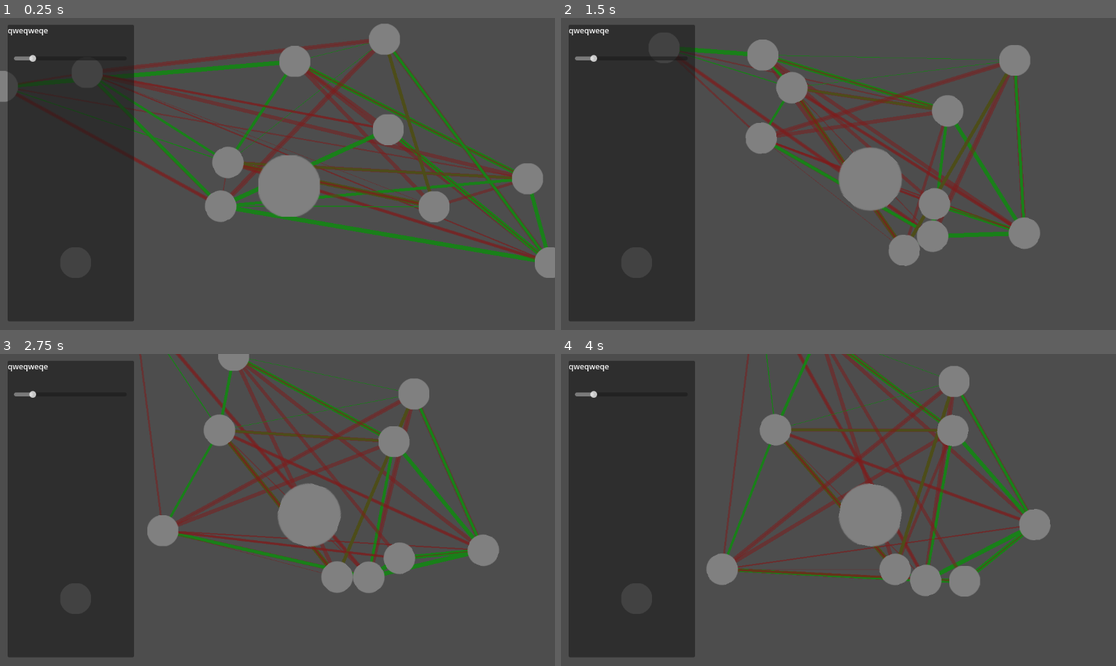
Above: before the commit, frames 1-4 (two rows, left to right).
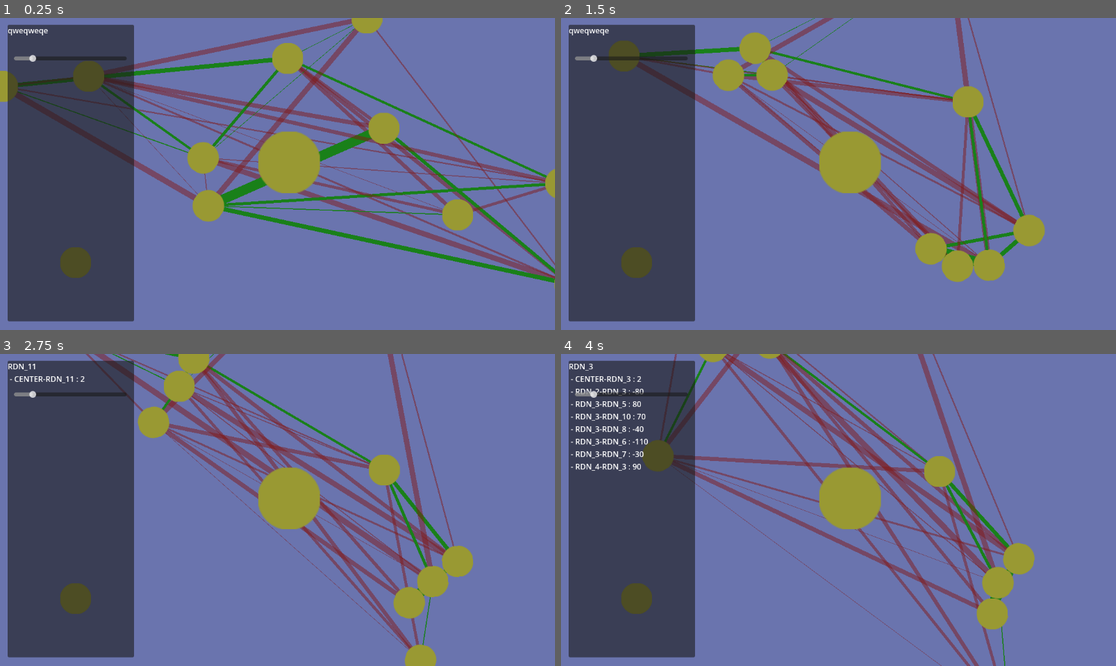
Above: after the commit, the same moments.

Repository: Ravath/SpacialOptimizer
Game: Godot game, scene res://Scenes/RigidSim.tscn
Same seed, same stepped clock (60 frames per second), same inputs: the game is played once before the commit and once after it.
Inputs (mouse positions are in pixels of both pictures, inside the frame that each line leads up to):
- Up to frame 1 (0.25 s): no input
- Up to frame 2 (1.5 s): move the mouse to (960, 158) at 0.52 s; tap W (add_amitie, bound only after the commit) at 0.6 s; click (960, 158) at 0.67 s; tap S (add_ennemitie, bound only after the commit) at 0.8 s; drag from (727, 189) to (871, 180) at 1.27 s
- Up to frame 3 (2.75 s): move the mouse to (333, 441) at 2.02 s; tap D (create_node, bound only after the commit) at 2.1 s; click (333, 441) at 2.17 s; tap R (delete_node, bound only after the commit) at 2.3 s
- Up to frame 4 (4 s): drag from (810, 572) to (638, 597) at 2.77 s; move the mouse to (1005, 556) at 3.52 s; tap F (set_fixed, bound only after the commit) at 3.6 s; click (1005, 556) at 3.67 s; tap W (add_amitie, bound only after the commit) at 3.8 s

The runs differ from the first frame. In frame 1, 98% of the frame differs, in the area x 0-100%, y 0-100%; in frame 2, 99%; in frame 3, 99%; in frame 4, 99%.

Commit message:
Implementation : node creation and deletion; link force +/-

Diff:
--- a/Ressources/ColorShader.tres
+++ b/Ressources/ColorShader.tres
@@ -16,6 +16,6 @@
 
 [resource]
 shader = SubResource("1")
-shader_parameter/green = 0.5
-shader_parameter/red = 0.5
-shader_parameter/blue = 0.5
+shader_parameter/green = 0.6
+shader_parameter/red = 0.6
+shader_parameter/blue = 0.2
--- a/Ressources/default_env.tres
+++ b/Ressources/default_env.tres
@@ -3,5 +3,5 @@
 [sub_resource type="Sky" id="1"]
 
 [resource]
-background_mode = 2
+background_color = Color(0.482353, 0.65098, 1, 1)
 sky = SubResource("1")
--- a/Scenes/NodeCollection.gd
+++ b/Scenes/NodeCollection.gd
@@ -3,6 +3,8 @@
 const MIN_FORCE = -10
 const MAX_FORCE = 10
 const VITESSE = 10
+
+@export var pause_simulation = false
 
 var rng = RandomNumberGenerator.new()
 var nodes = []
@@ -25,11 +27,15 @@
 		draw_line(f.targetA.position, f.targetB.position, c, thickness)
 
 func _process(_delta):
-	for f in center_forces:
-		f.apply_forces()
-	for f in forces:
-		f.apply_forces()
+	if not pause_simulation :
+		for f in center_forces:
+			f.apply_forces()
+		for f in forces:
+			f.apply_forces()
 	queue_redraw()
+
+func swap_pause() :
+	pause_simulation = !pause_simulation
 
 func add_sim_node(new_position):
 	var n = $TemplateNode.duplicate(DUPLICATE_SIGNALS|DUPLICATE_GROUPS|DUPLICATE_SCRIPTS|DUPLICATE_USE_INSTANTIATION)
@@ -40,10 +46,48 @@
 	n.node_name = "RDN_" + str(nodes.size())
 
 	# forces to keep into the monitor (debug)
-	center_forces.append(RigidForce.new($Center, n, VITESSE*MAX_FORCE / 500))
+	if get_node_or_null("Center") :
+		center_forces.append(RigidForce.new($Center, n, int(float(VITESSE*MAX_FORCE) / 50)))
 
 	# connect selection event
 	n.connect("node_selected", get_parent().info_panel.set_node)
+
+func remove_from_array(ar, el) :
+	var index = ar.find(el)
+	while index != -1 :
+		ar.remove_at(index)
+		index = ar.find(el)
+
+func add_force(n1, n2, set_force) :
+	if n1 == n2 :
+		return
+	# if one of the two is the center, use center_forces
+	var work_array = forces
+	if get_node_or_null("Center") :
+		if n1 == $Center :
+			work_array = center_forces
+		elif n2 == $Center :
+			work_array = center_forces
+	# if force already exist : cumulate new force and existing force
+	for f in work_array :
+		if (f.targetA == n1 and f.targetB == n2) or (f.targetB == n1 and f.targetA == n2) :
+			f.force += VITESSE*set_force
+			return
+	# Force desn't already exist : create new one
+	work_array.append(RigidForce.new(n1, n2, VITESSE*set_force))
+
+func delete_node(node_to_delete) :
+	remove_from_array(nodes, node_to_delete)
+	for f in node_to_delete.forces :
+		remove_from_array(center_forces,f)
+		remove_from_array(forces,f)
+		if f.targetA != node_to_delete :
+			remove_from_array(f.targetA.forces,f)
+		else :
+			remove_from_array(f.targetB.forces,f)
+		f.targetA = null
+		f.targetB = null
+	node_to_delete.queue_free()
 
 func create_test_nodes():
 	rng.randomize()
@@ -67,19 +111,19 @@
 		# full rand formula
 #		n.add_force(Force.new(tn, (rng.randi() % (MAX_FORCE - MIN_FORCE + 1)) + MIN_FORCE))
 
-#		# add buddy
+#		# add buddies
 		var tn
 		while nbrFriends> 0:
 			tn = nodes[rng.randi() % nodes.size()]
 			while tn == n :
 				tn = nodes[rng.randi() % nodes.size()]
-			forces.append(RigidForce.new(n, tn, VITESSE*rng.randi_range(1, MAX_FORCE)))
+			add_force(n, tn, rng.randi_range(1, MAX_FORCE))
 			nbrFriends -= 1
 
-		# add ennemy
+		# add ennemies
 		while nbrFoes> 0:
 			tn = nodes[rng.randi() % nodes.size()]
 			while tn == n :
 				tn = nodes[rng.randi() % nodes.size()]
-			forces.append(RigidForce.new(n, tn, VITESSE*rng.randi_range(MIN_FORCE, -1)))
+			add_force(n, tn, rng.randi_range(MIN_FORCE, -1))
 			nbrFoes -= 1
--- a/Scenes/RigidNode.tscn
+++ b/Scenes/RigidNode.tscn
@@ -33,6 +33,7 @@
 shape = SubResource("1")
 
 [node name="Area2D" type="Area2D" parent="."]
+visible = false
 gravity_point = true
 gravity_point_unit_distance = 0.01
 gravity_point_center = Vector2(0, 0)
--- a/Scenes/RigidSim.tscn
+++ b/Scenes/RigidSim.tscn
@@ -17,10 +17,10 @@
 gravity_scale = 10.0
 
 [node name="Center" parent="NodeCollection" instance=ExtResource("1")]
-disable_mode = 1
 gravity_scale = 0.0
+node_name = "CENTER"
 size = 2.0
-node_name = "CENTER"
+fixed = true
 
 [node name="RigidNode" parent="NodeCollection" instance=ExtResource("1")]
 position = Vector2(-443, 208)
--- a/Script/Info.gd
+++ b/Script/Info.gd
@@ -8,6 +8,8 @@
 	current_node = node
 	nameLabel.text = node.node_name
 	$Panel/size_slide.value = node.size * 10
+	for nf in node.forces :
+		nameLabel.text += "\n - " + nf.targetA.node_name + "-" + nf.targetB.node_name + " : " + str(nf.force)
 
 func _on_size_slide_value_changed(value):
 	if not current_node :
--- a/Script/RigidForce.gd
+++ b/Script/RigidForce.gd
@@ -28,8 +28,16 @@
 
 	# Force
 	force = new_force
+	targetA.forces.append(self)
+	targetB.forces.append(self)
 
 func apply_forces():
+	if not targetA :
+		print(targetB.node_name)
+		return
+	if not targetB :
+		print(targetA.node_name)
+		return
 	var direction = targetB.position - targetA.position
 	var dist = direction.length ()
 	direction = direction.normalized()
--- a/Script/RigidNode.gd
+++ b/Script/RigidNode.gd
@@ -4,18 +4,22 @@
 
 signal node_selected(sel_node)
 
-@export var fixed = false
+# User Data
+@export var node_name = "NODE"
 @export var size  = 1.0 # (float, 1, 10, 0.1)
 @export var color = Color.RED
-# User Data
-@export var node_name = "NODE"
+@export var fixed = false
+var forces = []
 
+# drag data
 var drag = false
 var start_position = Vector2(0, 0)
 var drag_start_position = Vector2(0, 0)
-var controlSize
+# resize data
+var base_ctrl_size
+# fixed data
+var fixed_position
 
-var base_ctrl_size
 
 # Called when the node enters the scene tree for the first time.
 func _ready():
@@ -23,8 +27,9 @@
 	set_size(size)
 	set_color(color)
 	if fixed :
+		fixed_position = self.position
 		#self.set_mode( FREEZE_MODE_STATIC )
-		self.set_freeze.mode(RigidBody2D.FREEZE_MODE_STATIC)
+		#self.set_freeze.mode(RigidBody2D.FREEZE_MODE_STATIC)
 	pass # Replace with function body.
 
 func set_size(new_size) :
@@ -39,11 +44,24 @@
 	color = new_color
 	$Sprite2D.modulate  = color
 
+func set_fixed(new_fixed) :
+	fixed = new_fixed
+	fixed_position = position
+
+var s = 0
+var mouse_over = false
 func _process(_delta):
-	pass
 	# if is dragged by the mouse, follow the mouse position
 	if drag :
 		position = start_position + get_global_mouse_position() - drag_start_position
+	elif fixed :
+		position = fixed_position
+	#if node_name == "CENTER" :
+		#if mouse_over:
+			#print("OVER")
+		#else :
+			#print("NOT")
+	mouse_over = false
 #
 func _on_Control_gui_input(event):
 	if event is InputEventMouseButton :
@@ -56,3 +74,6 @@
 		# If released  by the mouse, stop dragging
 		if not event.pressed and event.button_index == MOUSE_BUTTON_LEFT :
 			drag = false
+			fixed_position = self.position
+	else :
+		mouse_over = true
--- a/Script/RigidSim.gd
+++ b/Script/RigidSim.gd
@@ -3,7 +3,44 @@
 
 @onready var info_panel = $CameraTrack/Camera2D/Info
 
+var current_node_hover = null
+
 # Called when the node enters the scene tree for the first time.
 func _ready():
 	$NodeCollection.create_test_nodes()
 	pass
+
+func _process(_delta) :
+	if Input.is_action_just_pressed("create_node") :
+		var mousePos = get_global_mouse_position()
+		$NodeCollection.add_sim_node(mousePos)
+	if Input.is_action_just_pressed("delete_node") and current_node_hover :
+		$NodeCollection.delete_node(current_node_hover)
+	if Input.is_action_just_pressed("set_fixed") and current_node_hover :
+		current_node_hover.set_fixed(!current_node_hover.fixed)
+	if Input.is_action_just_pressed("add_amitie") and current_node_hover and info_panel.current_node :
+		$NodeCollection.add_force(current_node_hover, info_panel.current_node, 1)
+	if Input.is_action_just_pressed("add_ennemitie") and current_node_hover and info_panel.current_node :
+		$NodeCollection.add_force(current_node_hover, info_panel.current_node, -1)
+	if Input.is_action_just_pressed("pause") :
+		$NodeCollection.swap_pause()
+
+
+func _physics_process(_delta):
+	# Get the node the mouse is currently hovering
+	var space = get_world_2d().direct_space_state
+	var mousePos = get_global_mouse_position()
+	var parameters = PhysicsPointQueryParameters2D.new()
+	parameters.position= mousePos
+	parameters.collide_with_areas = false
+	parameters.collide_with_bodies = true
+	parameters.collision_mask = 1
+	# Check if there is a collision at the mouse position
+	var res = space.intersect_point(parameters, 1)
+	if res :
+		# And get corresponding Node
+		current_node_hover = res[0]["collider"]
+		if not current_node_hover is RigidNode :
+			current_node_hover = null
+	else:
+		current_node_hover = null
--- a/project.godot
+++ b/project.godot
@@ -41,8 +41,42 @@
 "events": [Object(InputEventMouseButton,"resource_local_to_scene":false,"resource_name":"","device":-1,"window_id":0,"a …(253 unchanged characters)…
 ]
 }
+create_node={
+"deadzone": 0.5,
+"events": [Object(InputEventKey,"resource_local_to_scene":false,"resource_name":"","device":-1,"window_id":0,"alt_pressed":false,"shift_pressed":false,"ctrl_pressed":false,"meta_pressed":false,"pressed":false,"keycode":0,"physical_keycode":68,"key_label":0,"unicode":100,"echo":false,"script":null)
+]
+}
+delete_node={
+"deadzone": 0.5,
+"events": [Object(InputEventKey,"resource_local_to_scene":false,"resource_name":"","device":-1,"window_id":0,"alt_pressed":false,"shift_pressed":false,"ctrl_pressed":false,"meta_pressed":false,"pressed":false,"keycode":0,"physical_keycode":82,"key_label":0,"unicode":114,"echo":false,"script":null)
+]
+}
+set_fixed={
+"deadzone": 0.5,
+"events": [Object(InputEventKey,"resource_local_to_scene":false,"resource_name":"","device":-1,"window_id":0,"alt_pressed":false,"shift_pressed":false,"ctrl_pressed":false,"meta_pressed":false,"pressed":false,"keycode":0,"physical_keycode":70,"key_label":0,"unicode":102,"echo":false,"script":null)
+]
+}
+pause={
+"deadzone": 0.5,
+"events": [Object(InputEventKey,"resource_local_to_scene":false,"resource_name":"","device":-1,"window_id":0,"alt_pressed":false,"shift_pressed":false,"ctrl_pressed":false,"meta_pressed":false,"pressed":false,"keycode":0,"physical_keycode":32,"key_label":0,"unicode":32,"echo":false,"script":null)
+]
+}
+add_amitie={
+"deadzone": 0.5,
+"events": [Object(InputEventKey,"resource_local_to_scene":false,"resource_name":"","device":-1,"window_id":0,"alt_pressed":false,"shift_pressed":false,"ctrl_pressed":false,"meta_pressed":false,"pressed":false,"keycode":0,"physical_keycode":87,"key_label":0,"unicode":119,"echo":false,"script":null)
+]
+}
+add_ennemitie={
+"deadzone": 0.5,
+"events": [Object(InputEventKey,"resource_local_to_scene":false,"resource_name":"","device":-1,"window_id":0,"alt_pressed":false,"shift_pressed":false,"ctrl_pressed":false,"meta_pressed":false,"pressed":false,"keycode":0,"physical_keycode":83,"key_label":0,"unicode":115,"echo":false,"script":null)
+]
+}
 
 [physics]
 
 2d/default_gravity=0
 2d/default_gravity_vector=Vector2(0, 0)
+
+[rendering]
+
+environment/defaults/default_clear_color=Color(0.415686, 0.454902, 0.682353, 1)
